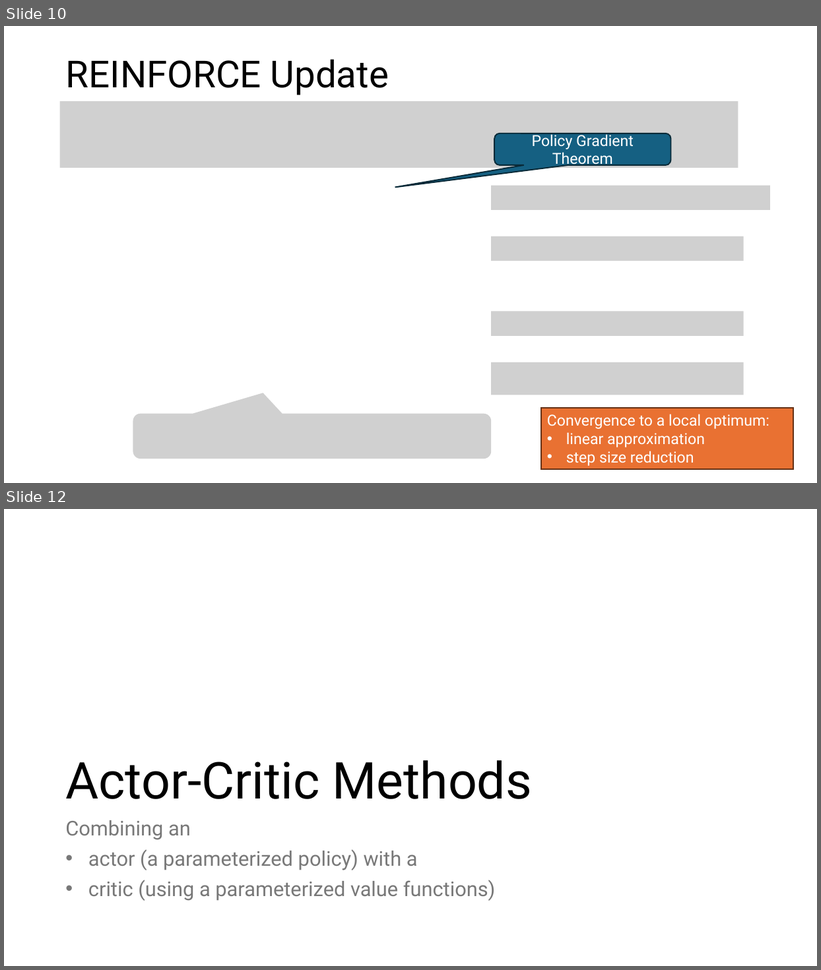
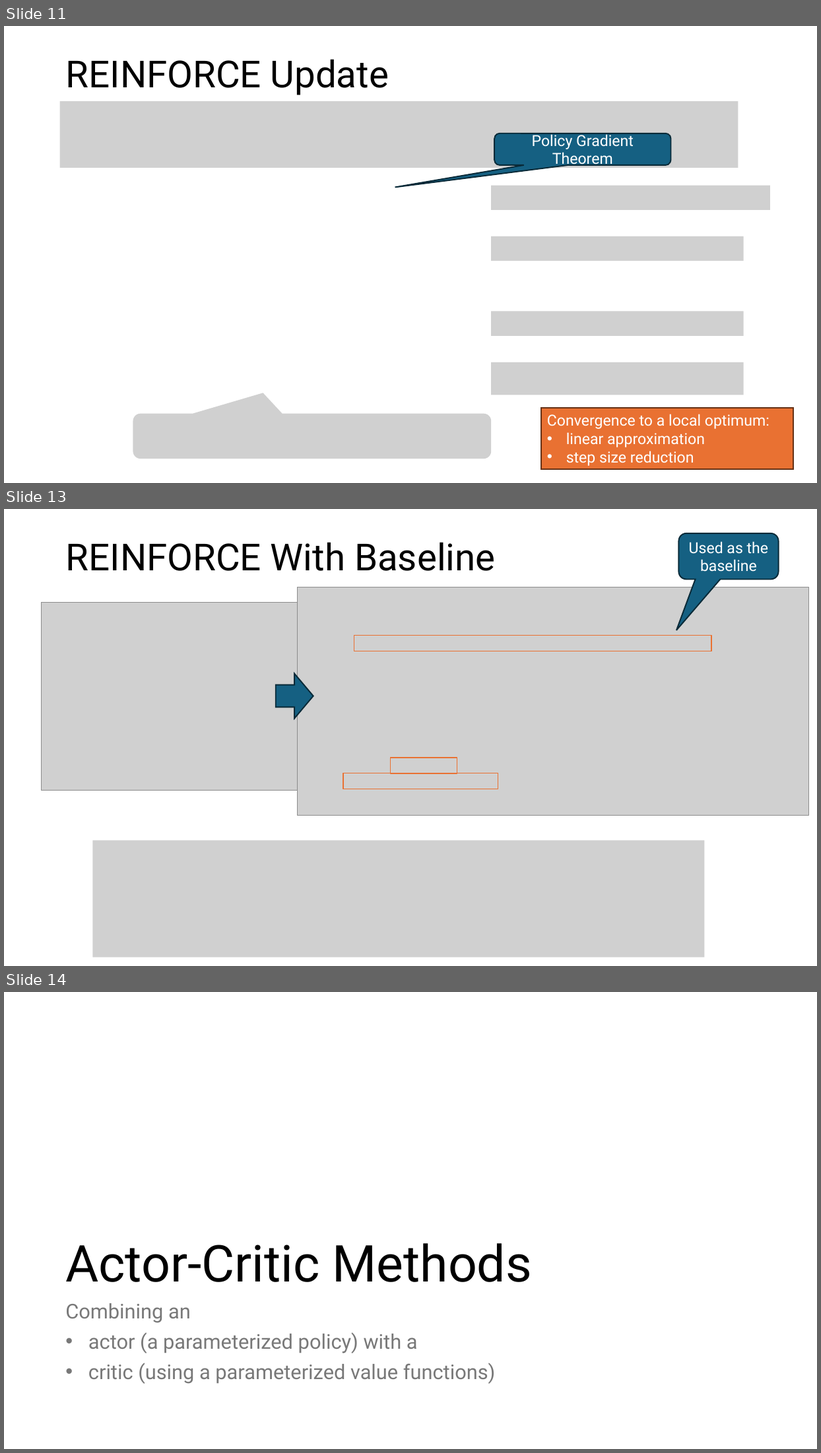
Before and after one commit to mhahsler/Introduction_to_Reinforcement_Learning, a slide deck: slides/Lecture_Chapter13.pptx. Shown one above the other, each under a label of ours: slides 10 and 12 before the commit, slides 11, 13 and 14 after it; the slides between them are not shown. The pictures are 821x970 and 821x1453 pixels, drawn with LibreOffice and Linux fonts; fonts in the diff are those of the drawing; grey boxes stand for pictures. Boxes give left, top, right and bottom in pixels: in the first picture for what was removed or moved away, otherwise in the second. Text is boxed around its words. In the diff, an @@ line names an element or a change of style, - is before the commit and + after.

```diff
--- a/slides/Lecture_Chapter13.pptx
+++ b/slides/Lecture_Chapter13.pptx
@@ slide 13 added at box(4, 509, 817, 966), background #FFFFFF @@
@@ title added at box(66, 542, 495, 571), 44 pt, text #000000 @@
+REINFORCE With Baseline
@@ rounded speech box added at box(679, 533, 780, 579), fill #156082, outline #092A39 1.5 pt, 18 pt, text #FFFFFF @@
+Used as the baseline
@@ picture added at box(41, 602, 553, 791) @@
@@ right arrow added at box(276, 674, 314, 718), fill #156082, outline #092A39 1.5 pt @@
@@ group added at box(298, 587, 809, 815): 3 rectangles, 1 picture @@
@@ picture added at box(92, 841, 704, 958) @@
@@ what was slide 10 is now slide 11 @@
@@ what was slide 12 is now slide 14 @@
```
Also in this commit, not shown: 5 slides changed, 2 other slides added, 2 slides removed, 3 other files.
